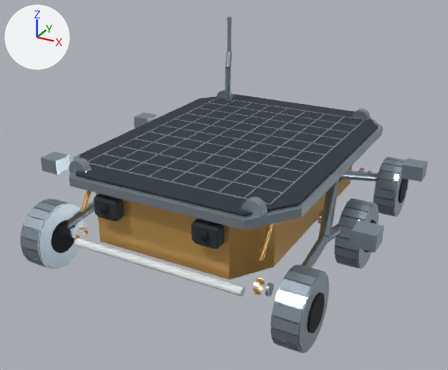
What one commit did to the glTF model frontend/route_models/sojourner.glb.
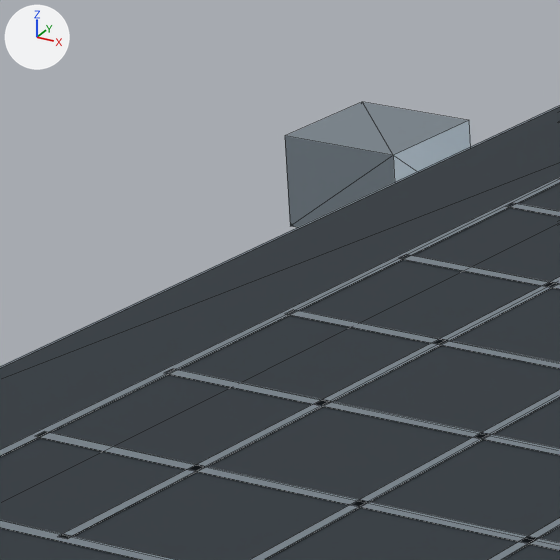
The first picture shows the older version from a 50 mm lens placed at (0.57, -1.09, 0.661), pointed at (-0.007, -0.039, 0.136). The close-ups show the older and then the newer version on the part from 22% to 38% of the width and 27% to 46% of the height of that picture. Only the edits that show in the close-ups are written down. Arrows for +X, +Y and +Z are at upper left; the lights stay in place. The close-ups show mesh edges as thin lines. Where no turn or scale is listed for an object, it has been applied to the vertices.

Names of what the first close-up shows: 'Cell grid', 'Panel backing', 'Photovoltaic glass', 'Sojourner chassis nut'.
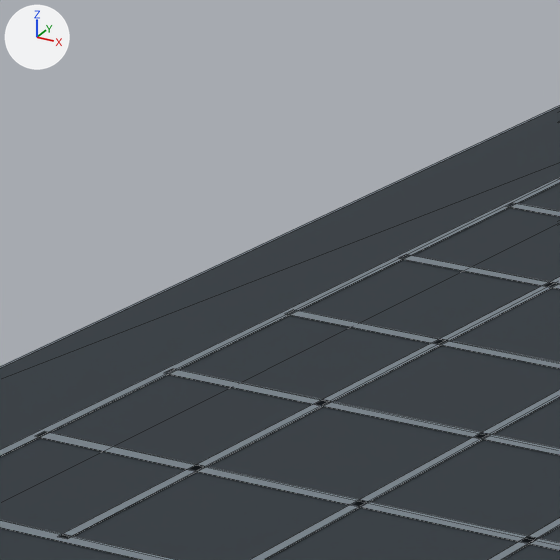
What the commit changed:
me_mesh_6 has 16 vertices, 28 faces and spans x -0.5..0.5, y -0.5..0.5, z -0.5..0.5.
me_mesh_6 no longer uses material mat_gold (orange #dbab62).
me_mesh_6 gains material mat_dark (dark blue #28323a).
Object 'Photovoltaic glass' (ob_photovoltaic_glass) now shows me_mesh_6 instead of me_mesh_8.
Object 'Sojourner chassis nut' (ob_sojourner_chassis_nut) is deleted.

Pixel boxes (x1, y1, x2, y2) of what changed, in the close-ups (560 x 560 px):
'Photovoltaic glass', reshaped
    both: (0, 107, 560, 560)
'Sojourner chassis nut', deleted
    before: (285, 102, 471, 227)
